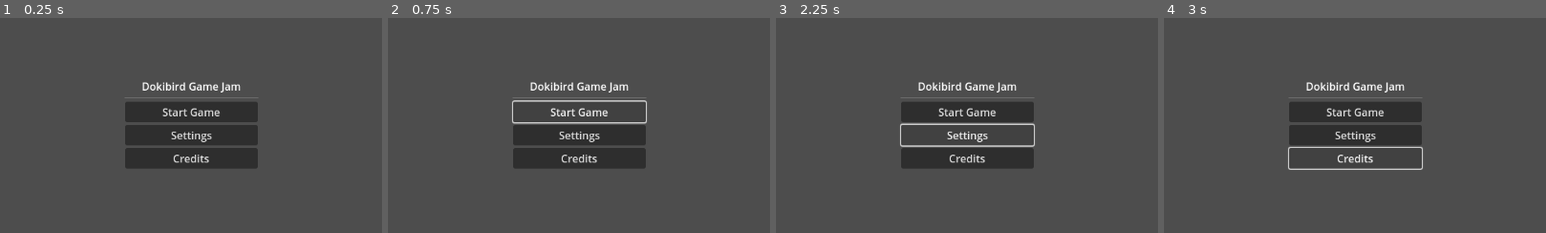
Above: before the commit, frames 1-4 (left to right).
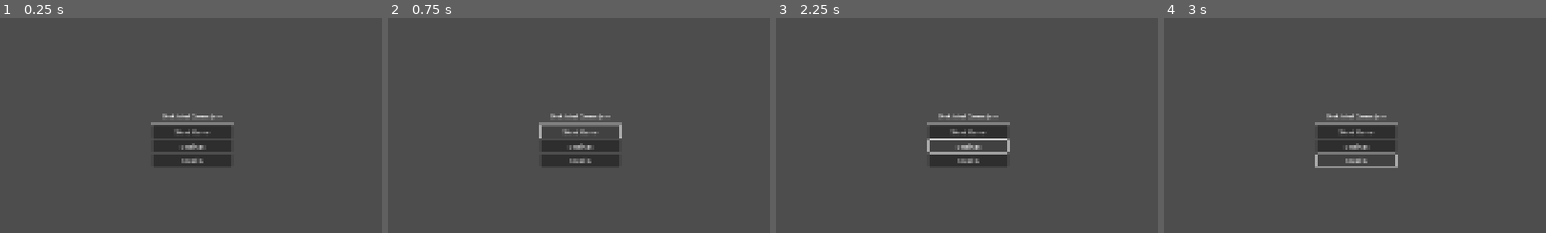
Above: after the commit, the same moments.

Repository: hectorstratford/DokibirdGameJam
Game: Godot game, scene res://mainmenu.tscn
The game is run twice, just before and just after one commit, with the same random seed, the same clock (stepped at 60 frames per second) and the same inputs.
Inputs:
- Up to frame 1 (0.25 s): no input
- Up to frame 2 (0.75 s): click "Start Game" at 0.5 s
- Up to frame 3 (2.25 s): click "Start Game" at 1.25 s; click "Settings" at 2 s
- Up to frame 4 (3 s): click "Credits" at 2.75 s
The pictures show only the part of the screen within x 25-75%, y 17-67%; the shares and areas given below are measured in that part.
In our replay, the window is 799x449 before the commit and 800x450 after it. These sizes can differ from the game's own. Grey fills any space a smaller window leaves; there, only what the larger window draws over its background counts as a difference.

The runs differ from the first frame. In frame 1, 7.8% of the frame differs, in the area x 32-68%, y 29-70%; in frame 2, 5.9%; in frame 3, 6.8%; in frame 4, 7.3%.
Error in both runs: Invalid access to property or key 'pressed' on a base object of type 'null instance'. (res://mainmenu.gd:12)

Commit message:
Add mspaint dokibird

Diff:
--- /dev/null
+++ b/player.gd
@@ -0,0 +1,26 @@
+extends Area2D
+
+@export var speed = 400
+var screen_size
+
+func _ready():
+	screen_size = get_viewport_rect().size
+
+func _process(delta):
+	var velocity = Vector2.ZERO # The player's movement vector.
+	if Input.is_action_pressed("move_right"):
+		velocity.x += 1
+	if Input.is_action_pressed("move_left"):
+		velocity.x -= 1
+	if Input.is_action_pressed("move_down"):
+		velocity.y += 1
+	if Input.is_action_pressed("move_up"):
+		velocity.y -= 1
+
+	if velocity.length() > 0:
+		velocity = velocity.normalized() * speed
+		$AnimatedSprite2D.play()
+	else:
+		$AnimatedSprite2D.stop()
+	position += velocity * delta
+	position = position.clamp(Vector2.ZERO, screen_size)
--- /dev/null
+++ b/player.tscn
@@ -0,0 +1,35 @@
+[gd_scene load_steps=6 format=3 uid="uid://bc2kjxv4d735f"]
+
+[ext_resource type="Script" uid="uid://ck6f5v878ffo8" path="res://player.gd" id="1_i3pqv"]
+[ext_resource type="Texture2D" uid="uid://j4xrxlwv0kff" path="res://Art/doki_mspaint_cropped.png" id="1_onrkg"]
+[ext_resource type="Texture2D" uid="uid://wx4b8bw7xbfx" path="res://Art/doki_mspaint_cropped_withmouth.png" id="2_i3pqv"]
+
+[sub_resource type="SpriteFrames" id="SpriteFrames_sh265"]
+animations = [{
+"frames": [{
+"duration": 1.0,
+"texture": ExtResource("1_onrkg")
+}, {
+"duration": 1.0,
+"texture": ExtResource("2_i3pqv")
+}],
+"loop": true,
+"name": &"default",
+"speed": 1.0
+}]
+
+[sub_resource type="CapsuleShape2D" id="CapsuleShape2D_onrkg"]
+radius = 136.5
+height = 508.0
+
+[node name="Player" type="Area2D"]
+script = ExtResource("1_i3pqv")
+metadata/_edit_group_ = true
+
+[node name="AnimatedSprite2D" type="AnimatedSprite2D" parent="."]
+sprite_frames = SubResource("SpriteFrames_sh265")
+
+[node name="CollisionShape2D" type="CollisionShape2D" parent="."]
+visible = false
+position = Vector2(13.5, 7)
+shape = SubResource("CapsuleShape2D_onrkg")
--- a/project.godot
+++ b/project.godot
@@ -15,6 +15,35 @@
 config/features=PackedStringArray("4.4", "GL Compatibility")
 config/icon="res://icon.svg"
 
+[display]
+
+window/size/viewport_width=1920
+window/size/viewport_height=1080
+window/stretch/mode="canvas_items"
+
+[input]
+
+move_right={
+"deadzone": 0.2,
+"events": [Object(InputEventKey,"resource_local_to_scene":false,"resource_name":"","device":0,"window_id":0,"alt_pressed":false,"shift_pressed":false,"ctrl_pressed":false,"meta_pressed":false,"pressed":false,"keycode":0,"physical_keycode":4194321,"key_label":0,"unicode":0,"location":0,"echo":false,"script":null)
+]
+}
+move_left={
+"deadzone": 0.2,
+"events": [Object(InputEventKey,"resource_local_to_scene":false,"resource_name":"","device":0,"window_id":0,"alt_pressed":false,"shift_pressed":false,"ctrl_pressed":false,"meta_pressed":false,"pressed":false,"keycode":0,"physical_keycode":4194319,"key_label":0,"unicode":0,"location":0,"echo":false,"script":null)
+]
+}
+move_up={
+"deadzone": 0.2,
+"events": [Object(InputEventKey,"resource_local_to_scene":false,"resource_name":"","device":0,"window_id":0,"alt_pressed":false,"shift_pressed":false,"ctrl_pressed":false,"meta_pressed":false,"pressed":false,"keycode":0,"physical_keycode":4194320,"key_label":0,"unicode":0,"location":0,"echo":false,"script":null)
+]
+}
+move_down={
+"deadzone": 0.2,
+"events": [Object(InputEventKey,"resource_local_to_scene":false,"resource_name":"","device":0,"window_id":0,"alt_pressed":false,"shift_pressed":false,"ctrl_pressed":false,"meta_pressed":false,"pressed":false,"keycode":0,"physical_keycode":4194322,"key_label":0,"unicode":0,"location":0,"echo":false,"script":null)
+]
+}
+
 [rendering]
 
 renderer/rendering_method="gl_compatibility"
Binary file added: Art/doki_mspaint.png
Not shown, added: Art/doki_mspaint.png.import
Binary file added: Art/doki_mspaint_cropped.png
Not shown, added: Art/doki_mspaint_cropped.png.import
Binary file added: Art/doki_mspaint_cropped_withmouth.png
Not shown, added: Art/doki_mspaint_cropped_withmouth.png.import
Not shown, added: player.gd.uid
